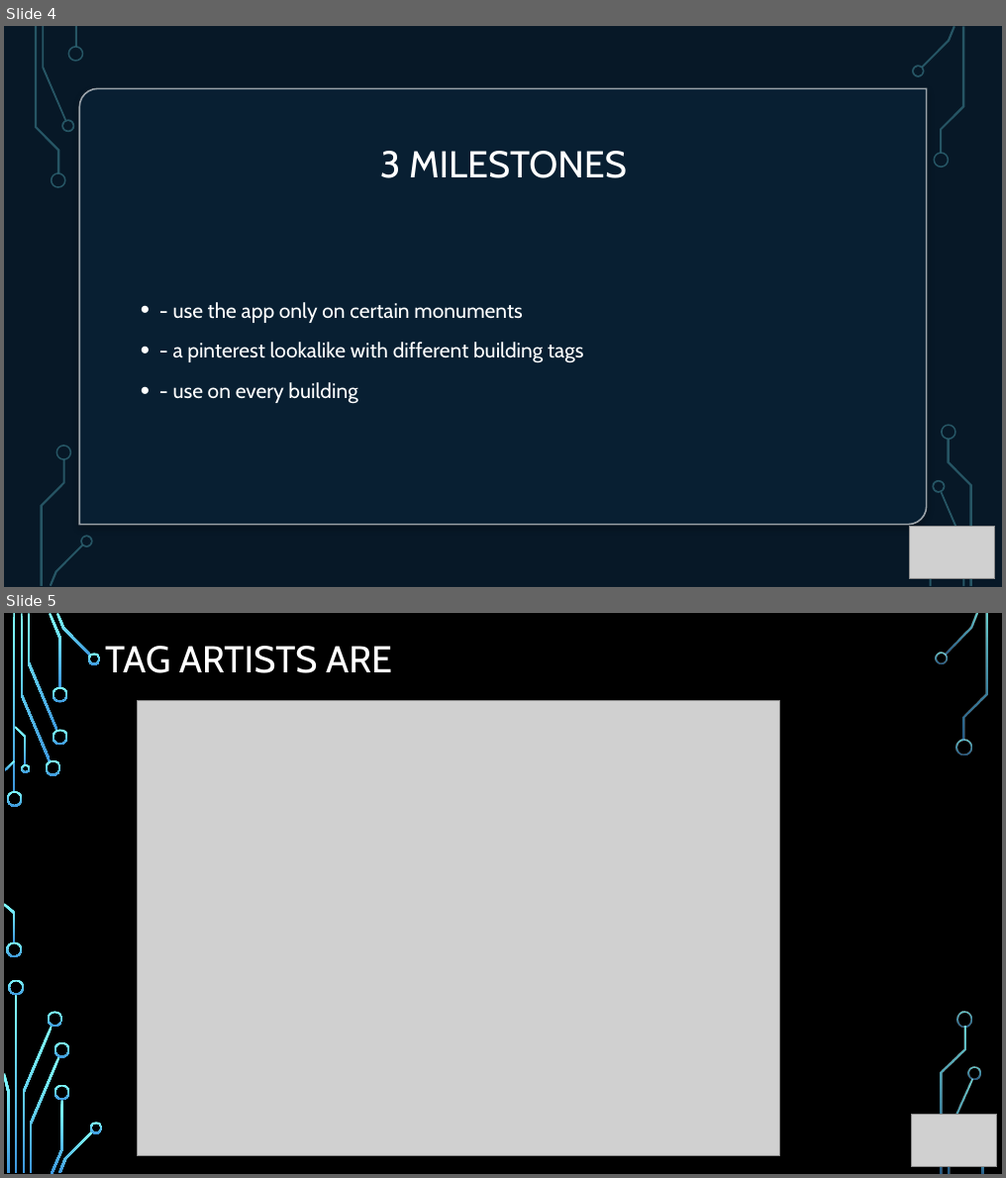
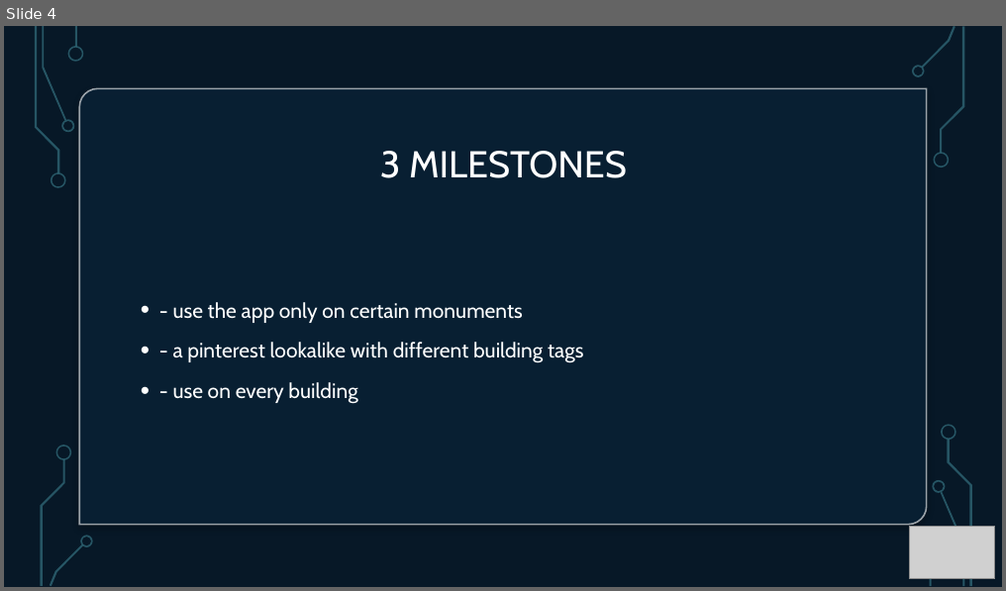
Before and after one commit to ahadhri90/VirtualTag, a slide deck: Projet Virtual Tag.pptx. Shown one above the other, each under a label of ours: slides 4 and 5 before the commit, slide 4 after it. The pictures are 1006x1178 and 1006x591 pixels, drawn with LibreOffice and Linux fonts; fonts in the diff are those of the drawing; grey boxes stand for pictures; background and template pictures are left out. Boxes give left, top, right and bottom in pixels: in the first picture for what was removed or moved away, otherwise in the second. Text is boxed around its words. In the diff, an @@ line names an element or a change of style, - is before the commit and + after.

```diff
--- a/Projet Virtual Tag.pptx
+++ b/Projet Virtual Tag.pptx
@@ slide 5 removed at [4,613,1002,1174], background picture (left out); not listed: 17 template elements that a slide beside it also shows @@
@@ title removed at [105,646,392,673] @@
-TAG ARTISTS ARE
@@ picture removed at [138,700,779,1157] @@
@@ group removed at [6,652,981,1173]: 18 freeform shapes @@
@@ picture removed at [912,1115,997,1167] @@
```
Also in this commit, not shown: 1 slide added.
